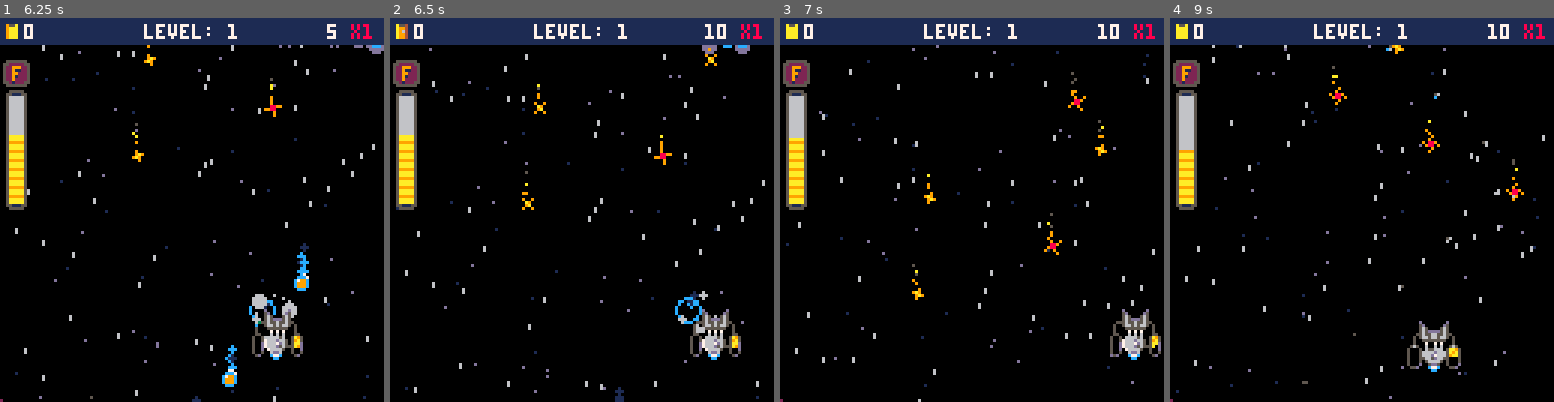
Above: before the commit, frames 1-4 (left to right).
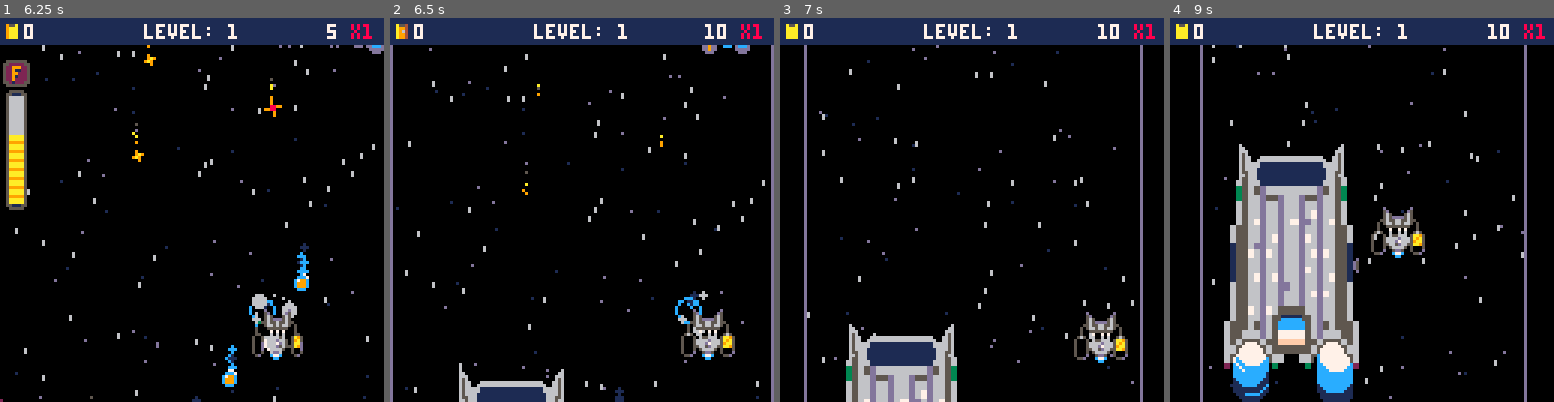
Above: after the commit, the same moments.

Repository: jacobneal65/drop-p8
Game: PICO-8 cartridge drop.p8
The game is run twice, just before and just after one commit, with the same random seed, the same clock (stepped at 60 frames per second) and the same inputs.
Inputs:
- Up to frame 1 (6.25 s): hold Right 1.6-2.1 s; hold Up 2.15-2.42 s; hold Right 2.47-3.03 s; hold Left 3.08-3.58 s; hold Down 3.63-3.97 s; hold Right 4.02-4.68 s; hold Up 4.73-5.03 s; hold Left 5.08-5.68 s; hold Down 5.73-6.03 s; hold Right from 6.08 s (still down)
- Up to frame 2 (6.5 s): keep holding Right
- Up to frame 3 (7 s): release Right at 6.58 s; hold Right from 6.63 s (still down)
- Up to frame 4 (9 s): release Right at 7.13 s; hold Up 7.18-7.45 s; hold Right 7.5-8.07 s; hold Left 8.12-8.62 s; hold Down from 8.67 s (still down)

Frame 1 is identical in both runs. In frame 2, 6.5% of the frame differs, in the area x 0-100%, y 7-100%; in frame 3, 10%; in frame 4, 25%, in the area x 0-98%, y 7-100%.

Commit message:
added initial sun

Diff:
--- a/drop.p8
+++ b/drop.p8
@@ -7,7 +7,7 @@
 function _init()
 	music(1)
 	level=1
-	wave=2
+	wave=7
 	t=0
 	debug={""}
 	effects={}
@@ -370,7 +370,6 @@
  	fruit={
  		x=nx,
  		y=-10,
- 		by=-10,
  		i=i,
  		tmr=0,
  		dly=8*_i,--delay
@@ -486,47 +485,49 @@
 	end
 end
 
-function get_pattern(_t)
-	local _typ=_t.typ
+function get_pattern(_f)
+	local _typ=_f.typ
 	if _typ==0 or _typ==1 then--zig
-		return zig_p(_t)
+		return zig_p(_f)
 	elseif _typ==2 then--cros
-		return cros_p(_t)
+		return cros_p(_f)
 	elseif _typ==3 then--line
-		if _t.y>100 then
+		if _f.y>100 then
 			t_grav=-1
 		end
-		return _t.x
+		return _f.x
 	elseif _typ==5 then--qbezier
 		local b = b_arr
-		return qbc(_t.tmr,b[1],b[2],b[3],b[4],b[5],b[6])
+		return qbc(_f.tmr,b[1],b[2],b[3],b[4],b[5],b[6])
 	elseif _typ==6 then--cbezier
-		return cbc(_t.tmr,b[1],b[2],b[3],b[4],b[5],b[6],b[7],b[8])
+		return cbc(_f.tmr,b[1],b[2],b[3],b[4],b[5],b[6],b[7],b[8])
+	elseif _typ==10 then--spline
+		return spline(_f.tmr,b[1],b[2],b[3],b[4],b[5],b[6],b[7],b[8])
 	else--simple falling
-		return _t.x
-	end
-end
-
-function zig_p(_t)
+		return _f.x
+	end
+end
+
+function zig_p(_f)
 	local dir=2
-	if (_t.typ==1) dir=-2
-	if _t.y >= 0 and _t.y < 50 then
-		_t.x+=dir
-	elseif _t.y >=50 then
-		_t.x-=dir
-	end
-	return _t.x
-end
-
-function cros_p(_t)
-	if _t.y >= 0 then
+	if (_f.typ==1) dir=-2
+	if _f.y >= 0 and _f.y < 50 then
+		_f.x+=dir
+	elseif _f.y >=50 then
+		_f.x-=dir
+	end
+	return _f.x
+end
+
+function cros_p(_f)
+	if _f.y >= 0 then
 		local c_dir=-2
-		if _t.i%2==1 then
+		if _f.i%2==1 then
 			c_dir=2
 		end
-		_t.x+=c_dir
-	end
-	return _t.x
+		_f.x+=c_dir
+	end
+	return _f.x
 end
 
 --quadratic bezier curve 3pts
@@ -542,6 +543,13 @@
 	local _t1=(1-t)
 	local _x = _t1^3*x1+3*_t1^2*t*x2+3*_t1*t^2*x3+t^3*x4
 	local _y = _t1^3*y1+3*_t1^2*t*y2+3*_t1*t^2*y3+t^3*y4
+	return _x,_y
+end
+
+
+function spline(_f)
+
+
 	return _x,_y
 end
 
@@ -669,7 +677,7 @@
 	eol_mask=10
 	ismask=true
 	fl_off=-20
-
+	sun_off=140
 	_upd=upd_eol
 	_drw=drw_eol
 end
@@ -785,49 +793,58 @@
 			w_off=-40
 			e_state=8
 			init_circfade()
+			gen_tmr=0
 		end
 	end
 	if e_state==8 and fadding == false then
+		sun_off=max(sun_off-4,-140)
+		if sun_off ==-140 then
+			e_state=9
+		end
+	end
+
+
+	if e_state==9 and fadding == false then
 		--open warp
 		w_off=80
 		wrp_spr=min(wrp_spr+2,90)
 		puff(60,24+w_off,warp_c)
 		if wrp_spr==90 then
-			e_state=9
+			e_state=10
 			p_x,p_y=60,102
 			init_plerp()
 			d_plyr=drw_sqsh
 			sfx(16)
 		end
 	end
-	if e_state==9 then
+	if e_state==10 then
 		--warp in
 		p_y=max(p_y-5,64)
 		if p_y==64 then
 			d_plyr=drw_player
-			e_state =10
+			e_state =11
 			gen_tmr=0
 			w_off=-40
 		end
 	end
-	if e_state == 10 then
+	if e_state == 11 then
 		ismask=false
 		if eol_mask==10 then
 			gen_tmr=0
 			fl_str=fl_off
-			e_state = 11
-		end
-	end
-	if e_state==11 then
+			e_state = 12
+		end
+	end
+	if e_state==12 then
 		--slide in ui elements
 		gen_tmr=min(gen_tmr+0.02,1)
 	 local _t=easeinoutovershoot(gen_tmr)
 		fl_off=lerp(fl_str,0,_t)
 		if gen_tmr==1 then
-			e_state=12
-		end
-	end
-	if e_state==12 then
+			e_state=13
+		end
+	end
+	if e_state==13 then
 		if level < #levels then
 			level+=1
 			_upd=upd_level
@@ -864,6 +881,7 @@
 end
 
 function drw_eol()
+	draw_sun()
 	draw_mothership()
 	d_plyr()
 	draw_fuel()
@@ -893,6 +911,25 @@
 
 function draw_warp()
 	spr(wrp_spr,56,20+w_off,2,2)
+end
+
+function draw_sun()
+	c1,c2=12,1--9,10--2,8
+ x,y=63,63+sun_off
+ num=100
+ r=30
+ rndm=15
+ for i=1,num do
+ 	line(x,y,x+cos(i/num)*(r+flr(rnd(rndm)))
+ 	, y+sin(i/num)*(r+flr(rnd(rndm))),c1)
+ end
+ for i=1,num do
+ 	line(x,y,x+cos(i/num)*(r+flr(rnd(rndm)))
+ 	, y+sin(i/num)*(r+flr(rnd(rndm))),c2)
+ end
+ rd=34
+ circfill(x,y,rd+1+cos(time()),c2)
+	circfill(x,y,rd+cos(time()),c1)
 end
 
 
Not shown, changed: sheet drop.xlsx
